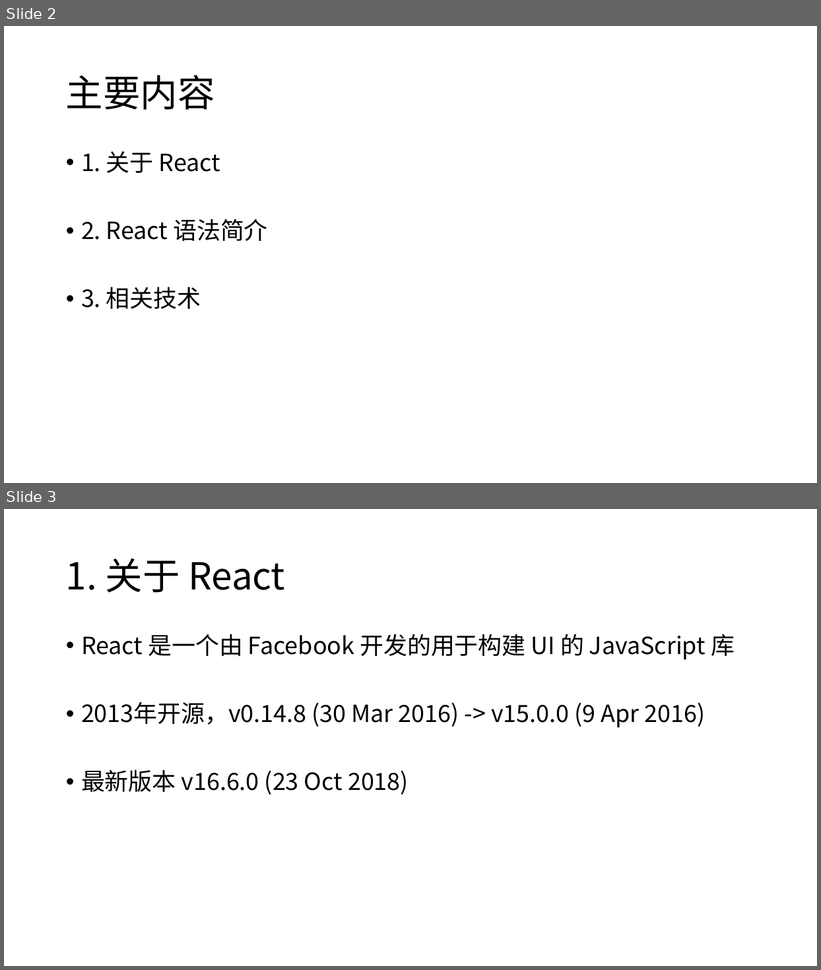
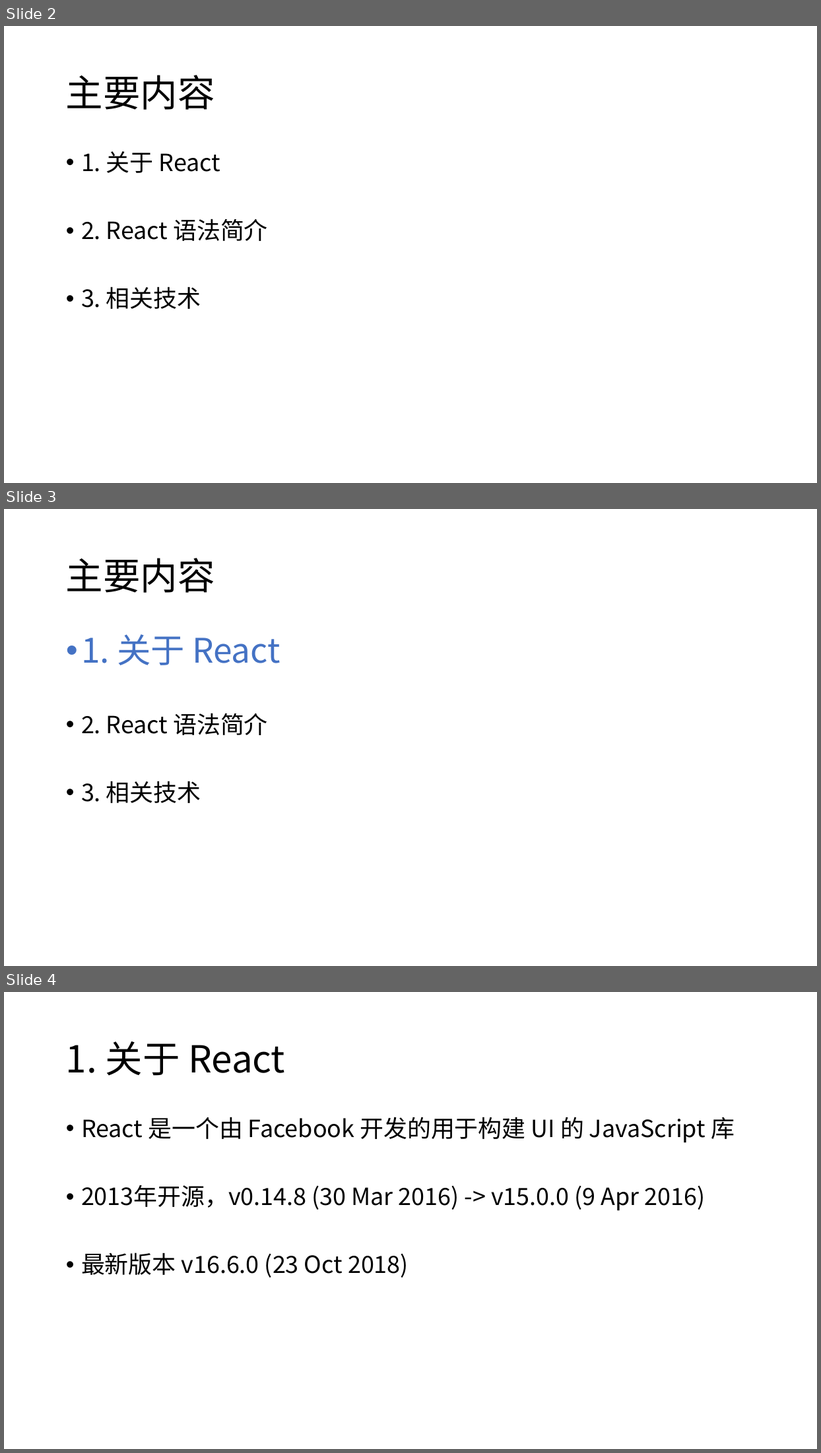
Before and after one commit to Zettat123/react_tutorial, a slide deck: slides/React 入门.pptx. Shown one above the other, each under a label of ours: slides 2 and 3 before the commit, slides 2, 3 and 4 after it. The pictures are 821x970 and 821x1453 pixels, drawn with LibreOffice and Linux fonts; fonts in the diff are those of the drawing. Boxes give left, top, right and bottom in pixels: in the first picture for what was removed or moved away, otherwise in the second. Text is boxed around its words. In the diff, an @@ line names an element or a change of style, - is before the commit and + after.

```diff
--- a/slides/React 入门.pptx
+++ b/slides/React 入门.pptx
@@ slide 3 added at <box>4,509,817,966</box>, background #FFFFFF @@
@@ title added at <box>66,558,215,593</box>, 44 pt, text #000000 @@
+主要内容
@@ text added at <box>81,634,280,803</box>, 28 pt, text #000000 @@
+• 1. 关于 React
+• 2. React 语法简介
+• 3. 相关技术
@@ what was slide 3 is now slide 4 @@
```
Also in this commit, not shown: 7 other slides added, 7 other files.
